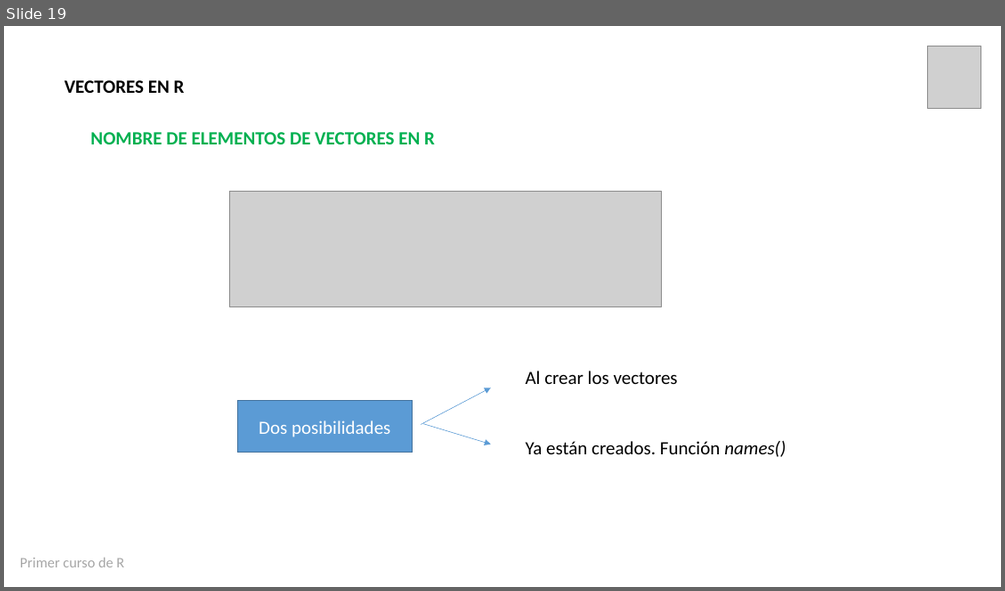
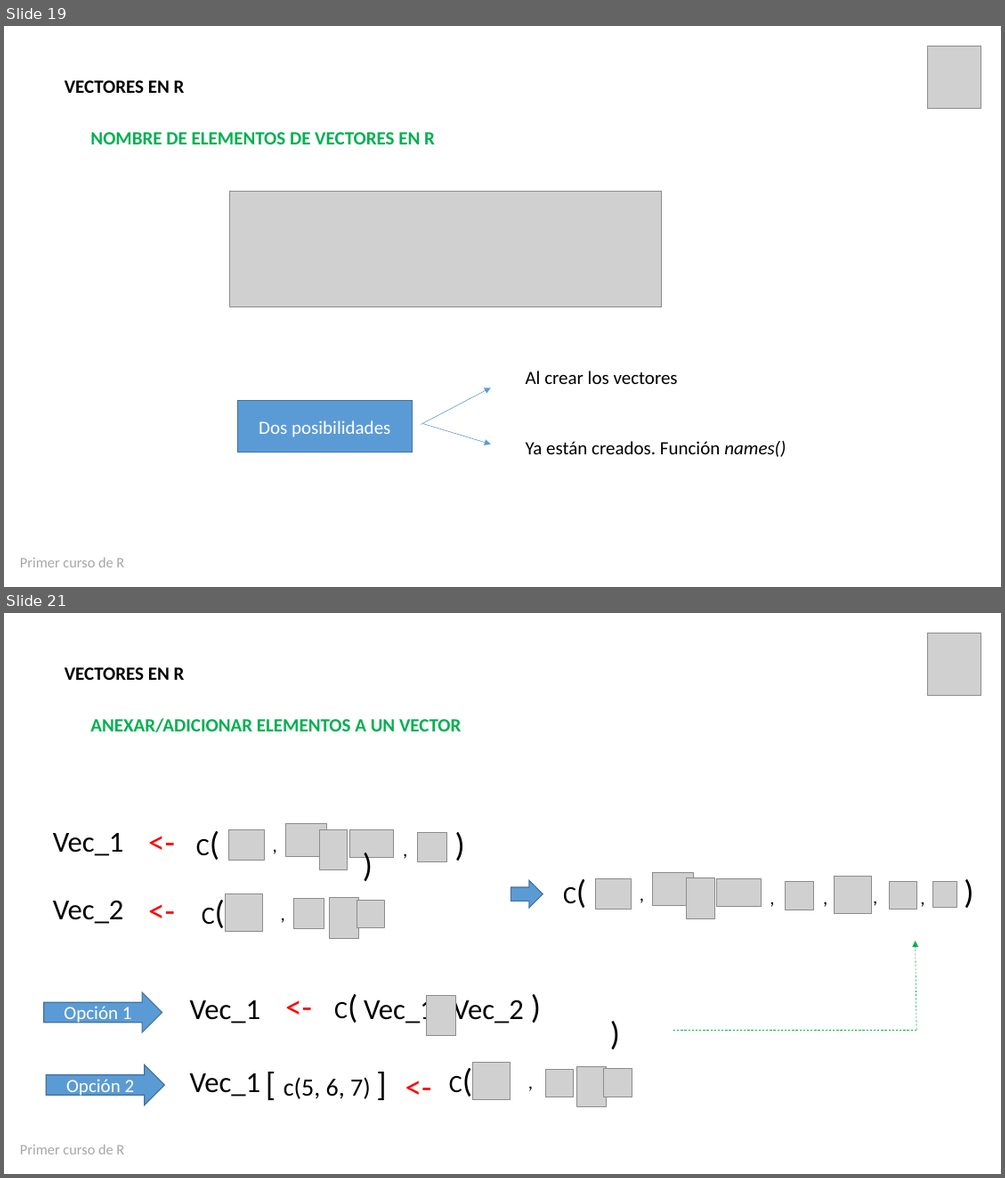
Before and after one commit to estadisticaun/Rbasico, a slide deck: Presentaciones/Presentación Sesión 3 21-08-2020.pptx. Shown one above the other, each under a label of ours: slide 19 before the commit, slides 19 and 21 after it; the slides between them are not shown. The pictures are 1005x591 and 1005x1178 pixels, drawn with LibreOffice and Linux fonts; fonts in the diff are those of the drawing; grey boxes stand for pictures. Boxes give left, top, right and bottom in pixels: in the first picture for what was removed or moved away, otherwise in the second. Text is boxed around its words. In the diff, an @@ line names an element or a change of style, - is before the commit and + after.

```diff
--- a/Presentaciones/Presentación Sesión 3 21-08-2020.pptx
+++ b/Presentaciones/Presentación Sesión 3 21-08-2020.pptx
@@ slide 21 added at (4,613,1001,1174), background #FFFFFF @@
@@ picture added at (928,633,981,695) @@
@@ text added at (65,667,185,680), 18 pt, text #000000, bold @@
+VECTORES EN R
@@ text added at (90,718,461,732), 18 pt, text #00B050, bold @@
+ANEXAR/ADICIONAR ELEMENTOS A UN VECTOR
@@ text added at (141,817,183,865), 32 pt, text #FF0000 @@
+<-
@@ text added at (53,833,124,856), 28 pt, text #000000 @@
+Vec_1
@@ group added at (196,824,472,874): 5 pictures, 4 texts @@
+C(
+(
+,
+,
@@ text added at (53,900,124,924), 28 pt, text #000000 @@
+Vec_2
@@ text added at (141,885,183,933), 32 pt, text #FF0000 @@
+<-
@@ group added at (202,894,408,942): 4 pictures, 3 texts @@
+C(
+,
+(
@@ right arrow added at (511,881,543,908), fill #5B9BD5, outline #43739E 1 pt @@
@@ group added at (563,873,981,921): 8 pictures, 7 texts @@
+C(
+,
+,
+(
+,
+,
+,
@@ arrow added from (916, 1030) to (915, 941), #00B050 0.5 pt dashed @@
@@ text added at (278,981,320,1030), 32 pt, text #FF0000 @@
+<-
@@ right arrow added at (44,992,162,1032), fill #5B9BD5, outline #43739E 1 pt, 18 pt, text #FFFFFF @@
+Opción 1
@@ text added at (190,1000,261,1023), 28 pt, text #000000 @@
+Vec_1
@@ group added at (334,988,549,1036): 4 texts, 1 picture @@
+C(
+(
+Vec_1
+Vec_2
@@ line added from (673, 1030) to (916, 1030), #00B050 0.5 pt dashed @@
@@ right arrow added at (46,1064,164,1105), fill #5B9BD5, outline #43739E 1 pt, 18 pt, text #FFFFFF @@
+Opción 2
@@ text added at (398,1062,440,1111), 32 pt, text #FF0000 @@
+<-
@@ group added at (449,1062,655,1111): 4 pictures, 3 texts @@
+C(
+,
+(
@@ text added at (190,1073,261,1096), 28 pt, text #000000 @@
+Vec_1
@@ text added at (283,1077,371,1099), 24 pt, text #000000 @@
+[ c(5, 6, 7) ]
@@ text added at (20,1144,124,1154), 14 pt, text #A6A6A6 @@
+Primer curso de R
```
Also in this commit, not shown: 2 other slides added, 22 other files.
